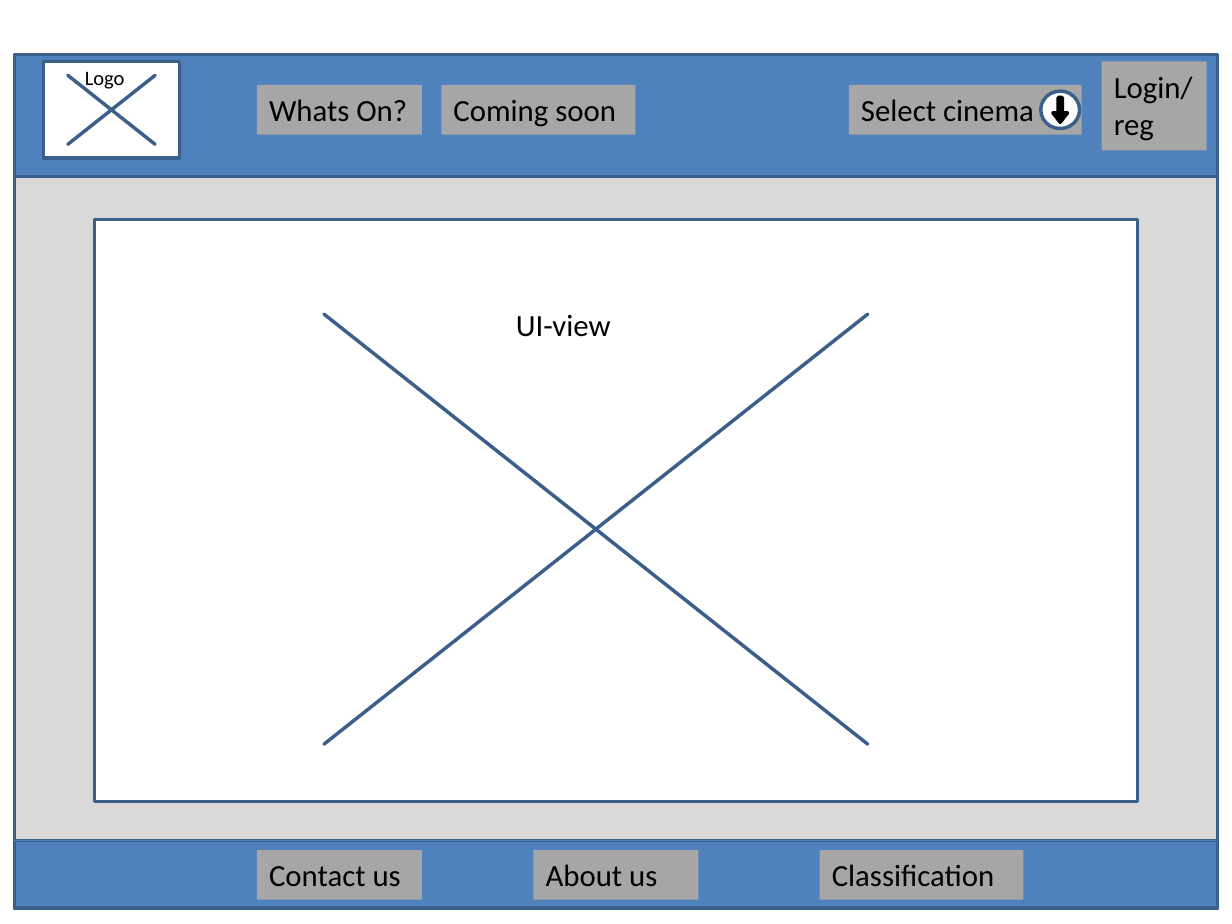
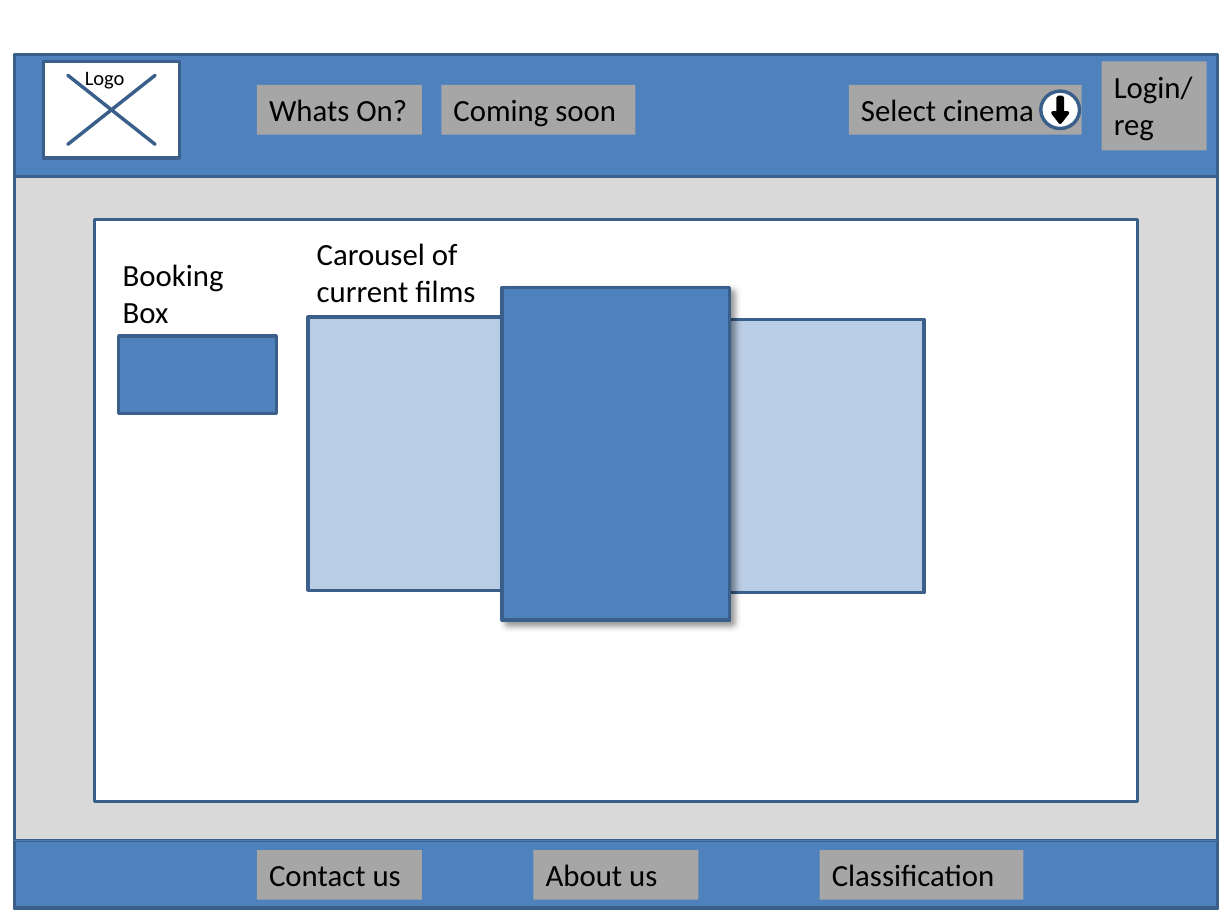
Before and after one commit to SadiahQA/QA-Cinemas-Cohort5-Team2, a slide deck: slide 1 of Index.html.pptx. Drawn at 1232x924 pixels with LibreOffice and Linux fonts; fonts in the diff are those of the drawing. Boxes give left, top, right and bottom in pixels: in the first picture for what was removed or moved away, otherwise in the second. Text is boxed around its words. In the diff, an @@ line names an element or a change of style, - is before the commit and + after.

```diff
--- a/Index.html.pptx
+++ b/Index.html.pptx
@@ cross removed at (73,116,1119,924) @@
@@ text added at (123,264,224,324), 18 pt, text #000000 @@
+Booking Box
@@ text added at (317,243,475,303), 18 pt, text #000000 @@
+Carousel of current films
@@ rectangle added at (503,287,731,620), fill #4F81BD, outline #3A5F8C 2 pt @@
@@ rectangle added at (308,317,536,590), fill #B9CDE5, outline #3A5F8C 2 pt @@
@@ text removed at (516,315,611,337) @@
-UI-view
@@ rectangle added at (696,319,924,593), fill #B9CDE5, outline #3A5F8C 2 pt @@
@@ rectangle added at (118,336,276,414), fill #4F81BD, outline #3A5F8C 2 pt @@
```
Also in this commit, not shown: 3 other files.
